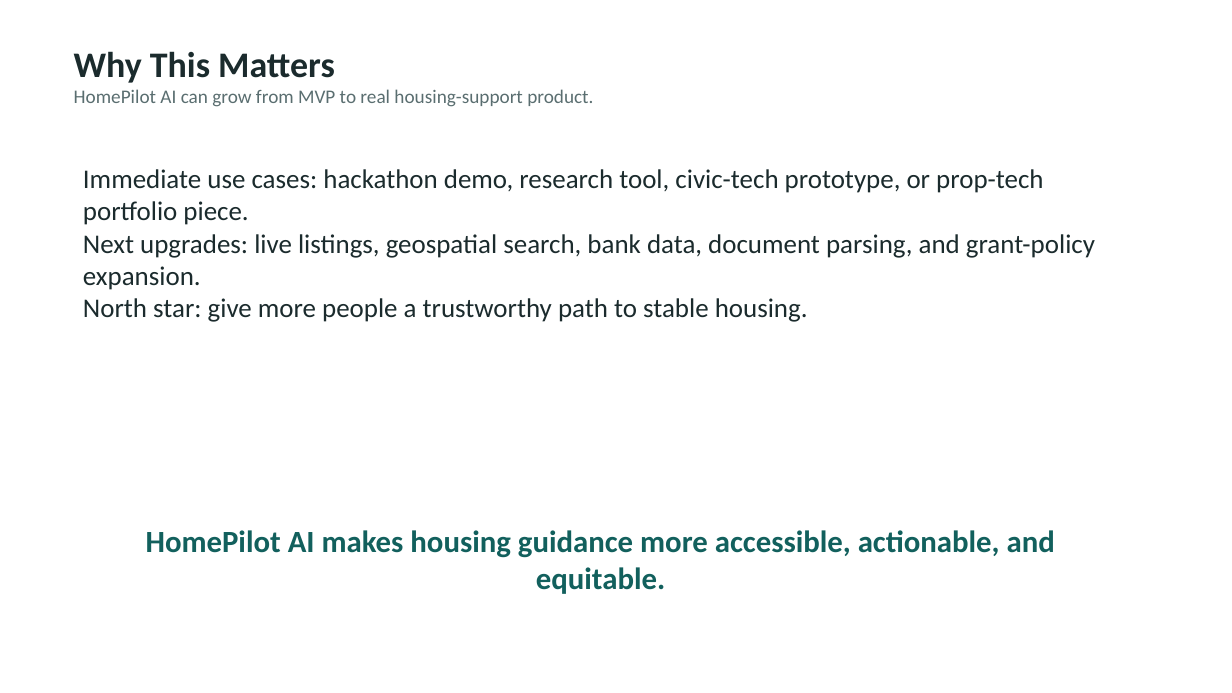
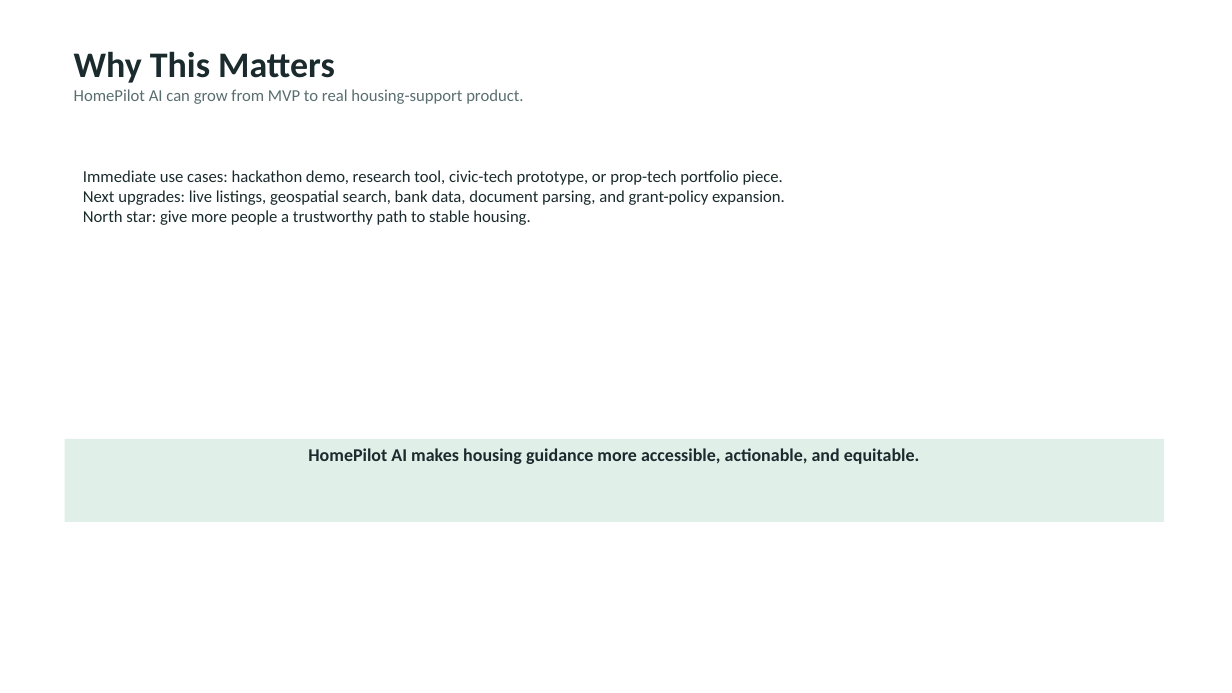
Before and after one commit to ba-00001/hoothacks, a slide deck: slide 8 of HomePilotAI/presentation/HomePilotAI_Hackathon_Deck.pptx. Drawn at 1232x693 pixels with LibreOffice and Linux fonts; fonts in the diff are those of the drawing. Boxes give left, top, right and bottom in pixels: in the first picture for what was removed or moved away, otherwise in the second. Text is boxed around its words. In the diff, an @@ line names an element or a change of style, - is before the commit and + after.

```diff
--- a/HomePilotAI/presentation/HomePilotAI_Hackathon_Deck.pptx
+++ b/HomePilotAI/presentation/HomePilotAI_Hackathon_Deck.pptx
@@ text at [74, 89, 523, 104]: size 15 to 13 pt in "HomePilot AI can grow from MVP to ..." @@
@@ text "Immediate use cases: hackathon demo, ..." at [83, 170, 785, 225]: size 21 to 13 pt @@
@@ rectangle "HomePilot AI makes housing guidance ...": place and size @@
-rectangle "HomePilot AI makes housing guidance ..." at [146, 530, 1055, 594]
+rectangle "HomePilot AI makes housing guidance ..." at [65, 439, 1165, 522]
@@ rectangle "HomePilot AI makes housing guidance ..." at [65, 439, 1165, 522]: size 24 to 14 pt, text colour #12605D to #1B2B2D; fill none to #E1EFE9 @@
```
Also in this commit, not shown: 7 other slides changed, 9 other files.
